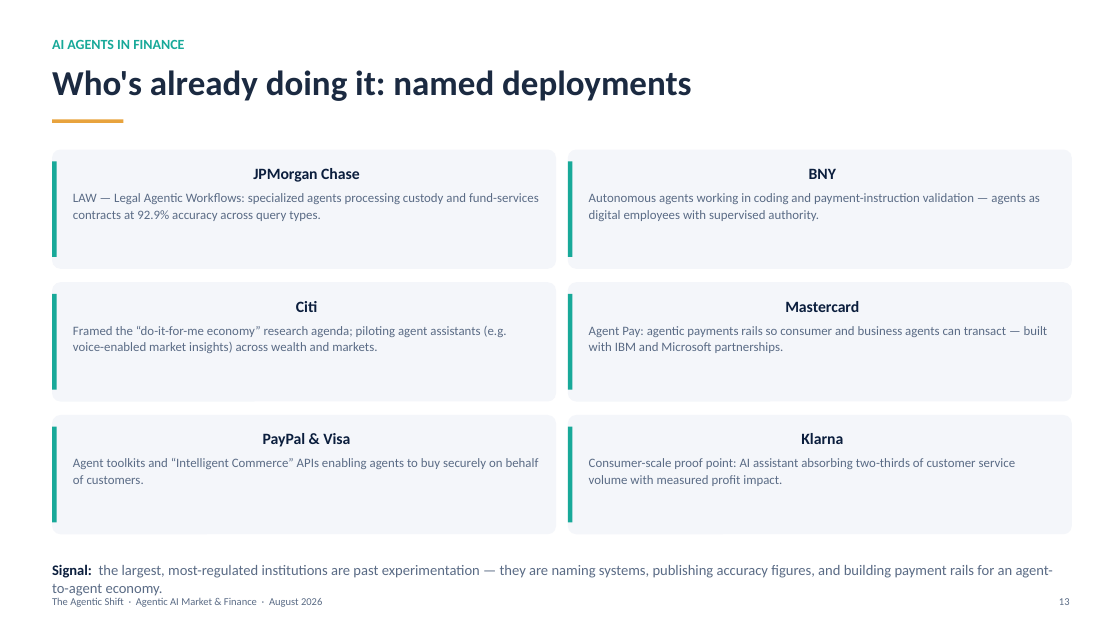
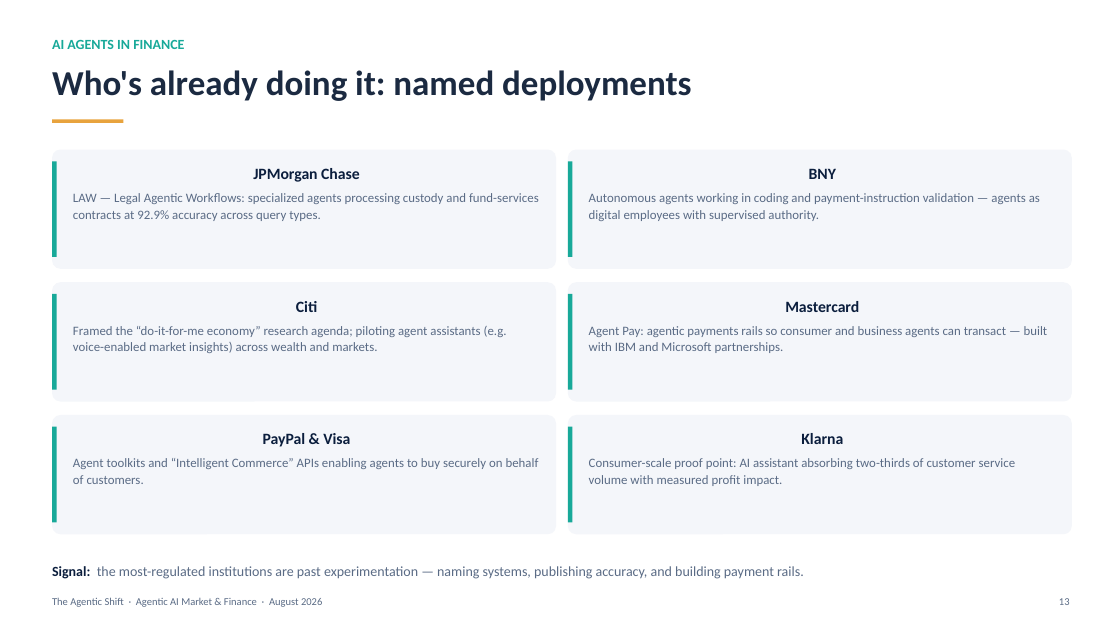
Before and after one commit to ms4674/Equity-research, a slide deck: slide 13 of agentic_ai_market_finance.pptx. Drawn at 1120x630 pixels with LibreOffice and Linux fonts; fonts in the diff are those of the drawing. Boxes give left, top, right and bottom in pixels: in the first picture for what was removed or moved away, otherwise in the second. Text is boxed around its words. In the diff, an @@ line names an element or a change of style, - is before the commit and + after.

```diff
--- a/agentic_ai_market_finance.pptx
+++ b/agentic_ai_market_finance.pptx
@@ text at [52, 566, 804, 579]: text changed; size 12.5 to 12 pt @@
-Signal: the largest, most-regulated institutions are past experimentation — they are naming systems, publishing accuracy figures, and building payment rails for an agent-to-agent economy.
+Signal: the most-regulated institutions are past experimentation — naming systems, publishing accuracy, and building payment rails.
```
Also in this commit, not shown: 5 other slides changed, 1 other file.
